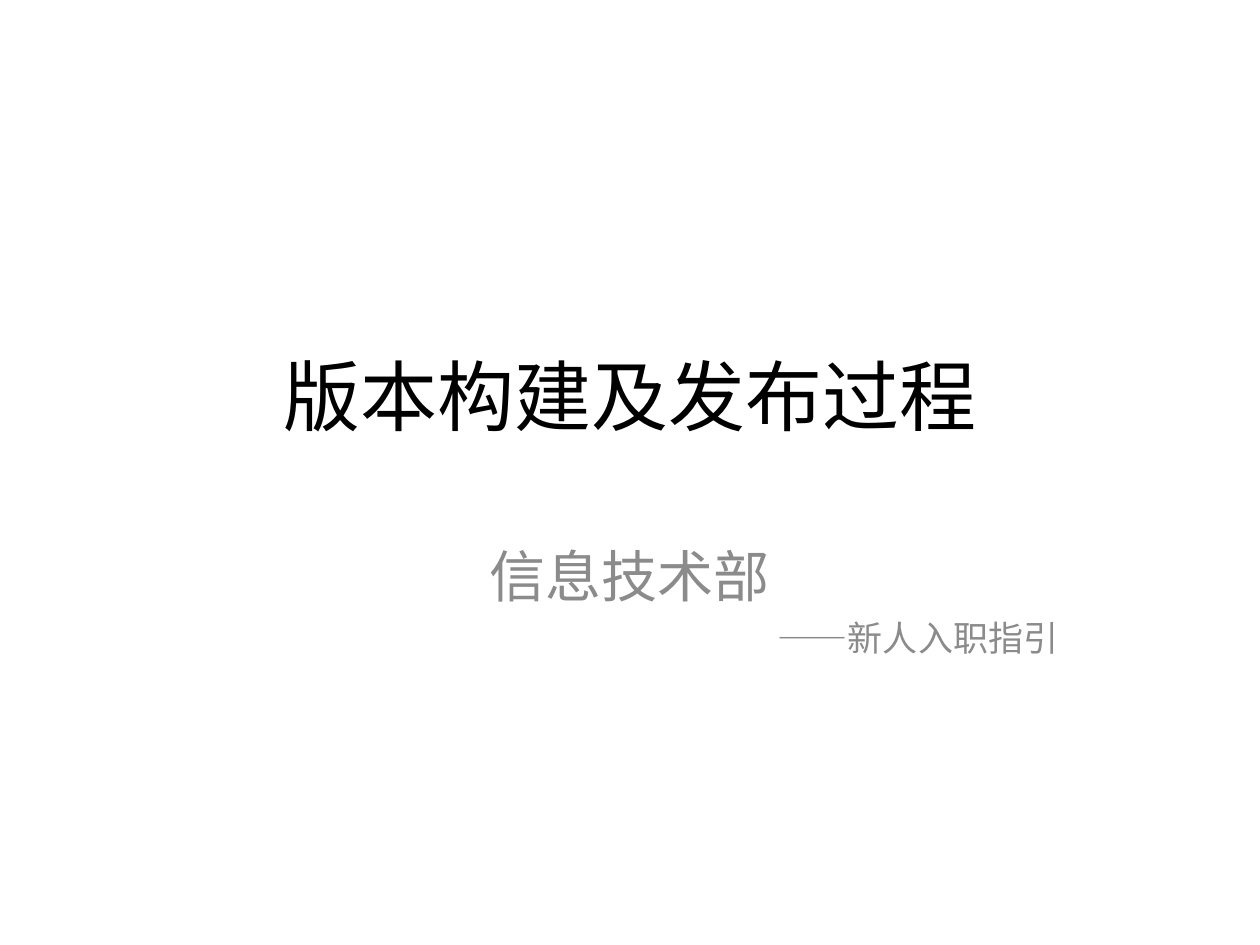
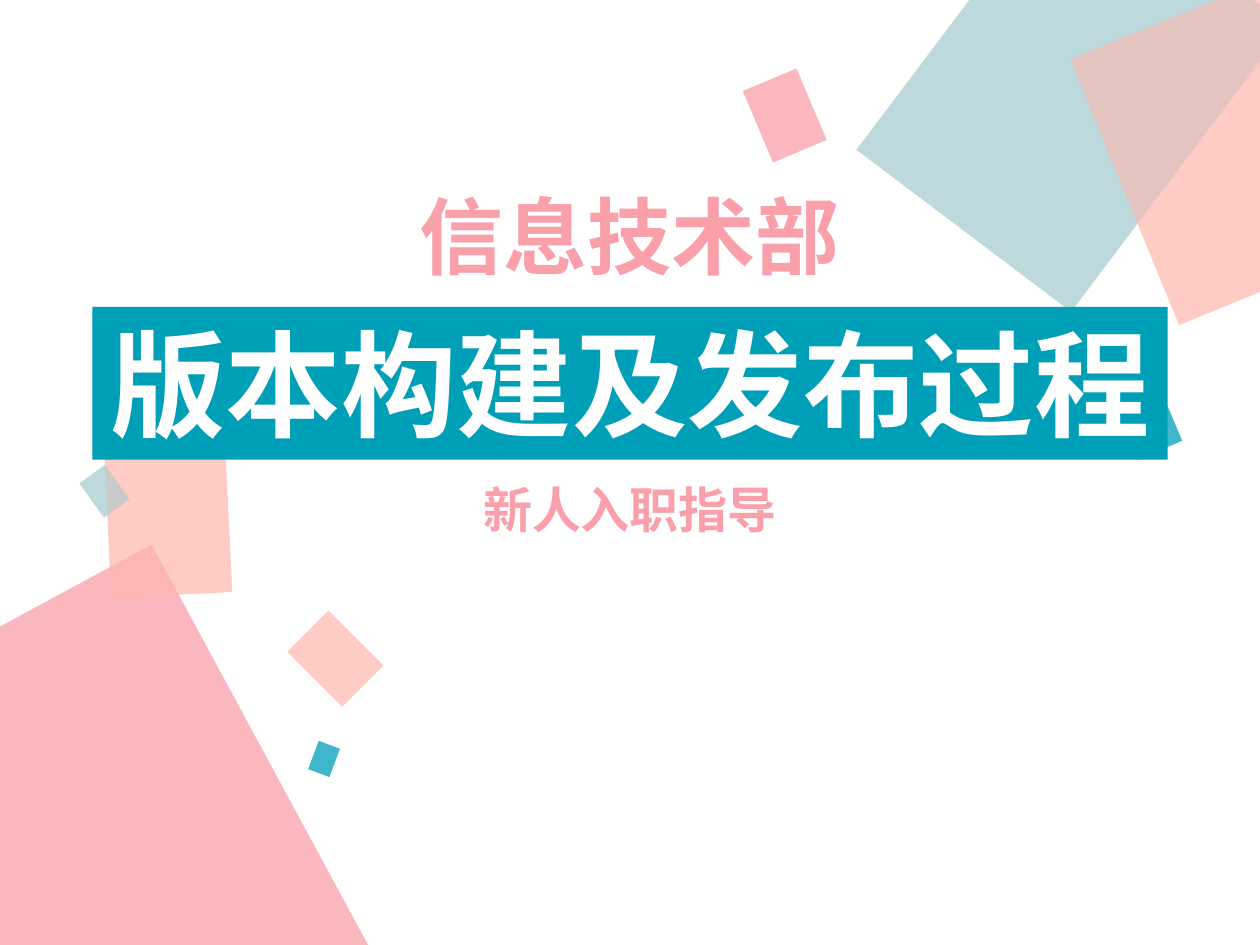
Before and after one commit to xianmomo/demo, a slide deck: slide 1 of 新员工入职指引/信息技术部版本构建及发布过程.pptx. Drawn at 1260x945 pixels with LibreOffice and Linux fonts; fonts in the diff are those of the drawing. Boxes give left, top, right and bottom in pixels: in the first picture for what was removed or moved away, otherwise in the second. Text is boxed around its words. In the diff, an @@ line names an element or a change of style, - is before the commit and + after.

Commit message:
ppt

```diff
--- a/新员工入职指引/信息技术部版本构建及发布过程.pptx
+++ b/新员工入职指引/信息技术部版本构建及发布过程.pptx
@@ rectangle added at [856,0,1260,312], fill #AACED2 at 50% opacity @@
@@ rectangle added at [856,0,1260,312], fill #AACED2 at 50% opacity @@
@@ rectangle added at [1070,0,1260,325], fill #FFBBB3 at 50% opacity @@
@@ rectangle added at [1070,0,1260,325], fill #FFBBB3 at 50% opacity @@
@@ rectangle added at [743,69,827,163], fill #FAA0AA at 50% opacity @@
@@ rectangle added at [743,69,827,163], fill #FAA0AA at 50% opacity @@
@@ text added at [420,196,840,276], 48 pt, text #FAA0AA, bold @@
+信息技术部
@@ rectangle "版本构建及发布过程": place and size @@
-rectangle "版本构建及发布过程" at [283,360,976,432]
+rectangle "版本构建及发布过程" at [92,307,1167,460]
@@ rectangle "版本构建及发布过程" at [92,307,1167,460]: size 44 to 66 pt, font Calibri to Noto Sans CJK SC, text colour #000000 to #FFFFFF, bold on; vertical alignment middle to top; fill none to #009FB8 @@
@@ rectangle added at [1112,381,1183,461], fill #009FB8 at 50% opacity @@
@@ rectangle added at [1112,381,1183,461], fill #009FB8 at 50% opacity @@
@@ rectangle added at [103,431,232,598], fill #FFBBB3 at 50% opacity @@
@@ rectangle added at [103,431,232,598], fill #FFBBB3 at 50% opacity @@
@@ rectangle added at [79,465,129,517], fill #AACED2 at 50% opacity @@
@@ rectangle added at [79,465,129,517], fill #AACED2 at 50% opacity @@
@@ text added at [483,486,777,532], 28 pt, text #FAA0AA, bold @@
+新人入职指导
@@ rectangle added at [0,544,396,945], fill #FAA0AA at 50% opacity @@
@@ rectangle added at [0,544,396,945], fill #FAA0AA at 50% opacity @@
@@ subtitle removed at [490,549,1058,654] @@
-信息技术部
-——新人入职指引
@@ rectangle added at [287,611,383,707], fill #FFBBB3 at 50% opacity @@
@@ rectangle added at [287,611,383,707], fill #FFBBB3 at 50% opacity @@
@@ rectangle added at [308,740,340,777], fill #009FB8 at 50% opacity @@
@@ rectangle added at [308,740,340,777], fill #009FB8 at 50% opacity @@
```
Also in this commit, not shown: 3 other slides changed, 12 slides added, 4 slides removed, 3 other files.
